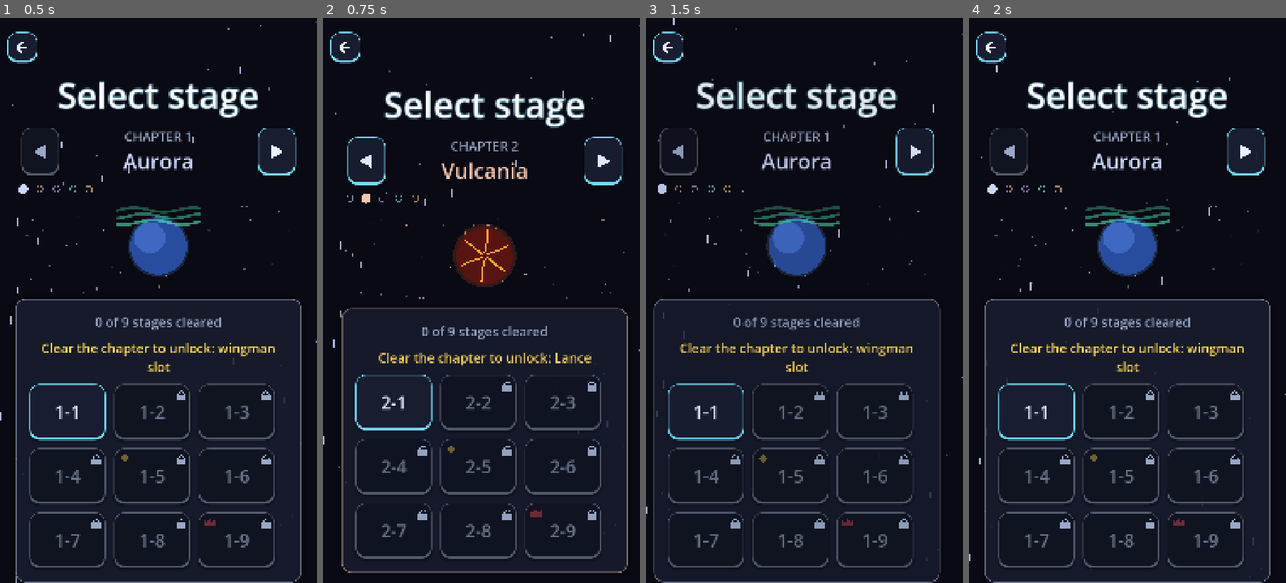
Above: before the commit, frames 1-4 (left to right).
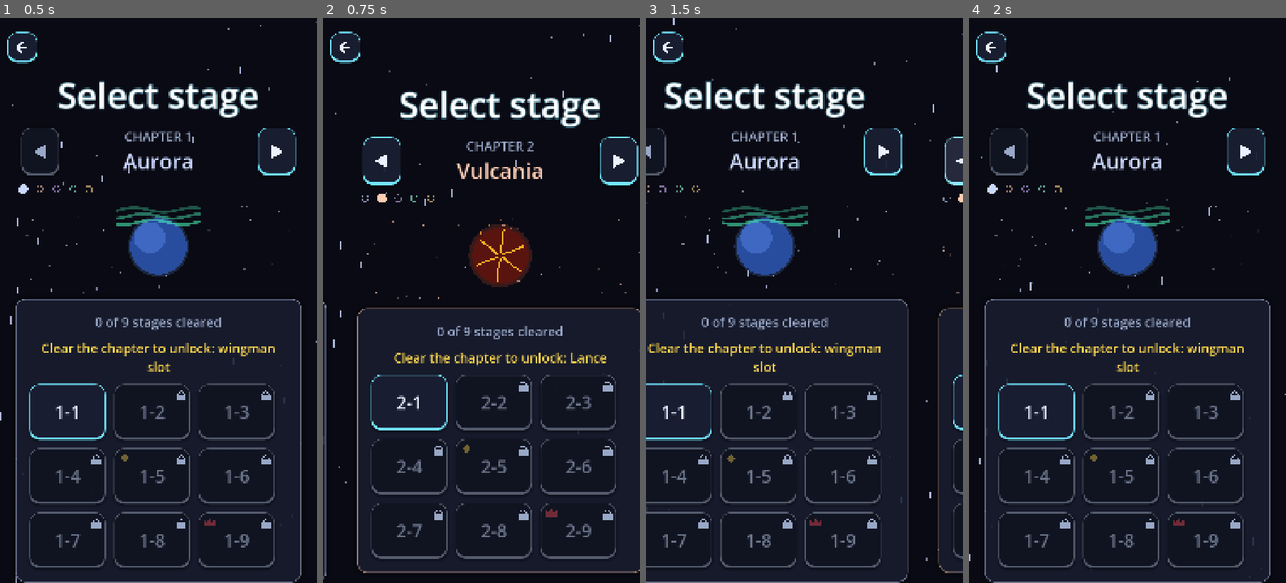
Above: after the commit, the same moments.

Repository: GDPonsoni/Nucleon-Squad-3D
Game: Godot game, scene res://scenes/stage_select.tscn
Two runs of this game, one before a commit and one after it. Both use one fixed random seed, a clock stepped at 60 frames per second and the inputs below. This scene is started directly instead of the project's main scene.
Inputs (mouse positions are in pixels of both pictures, inside the frame that each line leads up to):
- Up to frame 1 (0.5 s): no input
- Up to frame 2 (0.75 s): click (598, 153) at 0.5 s
- Up to frame 3 (1.5 s): click (687, 159) at 1.27 s
- Up to frame 4 (2 s): no input

Frame 1 is identical in both runs. In frame 2, 14% of the frame differs, in the area x 0-100%, y 12-100%; in frame 3, 17%, in the area x 0-100%, y 11-100%; in frame 4, nothing differs.

Commit message:
feat(ui): paginação lateral que acompanha o dedo (PagedView) no seletor de fases
Co-Authored-By: Claude Sonnet 5.5 <noreply@anthropic.com>

Diff:
--- a/scripts/core/params.gd
+++ b/scripts/core/params.gd
@@ -56,10 +56,16 @@
 var quark_badge_count_seconds: float = 0.8
 var button_press_scale: float = 0.94  # botão afunda ao tocar
 var button_press_seconds: float = 0.06
-var swipe_min_distance: float = 140.0  # gesto para trocar de capítulo
-var swipe_max_seconds: float = 0.6
-var stage_slide_offset: float = 260.0  # animação ao trocar de capítulo
-var stage_slide_seconds: float = 0.28
+# Paginação lateral (PagedView)
+var pager_slop: float = 24.0  # px antes de decidir se o gesto é arrasto lateral
+var pager_horizontal_bias: float = 1.2  # |dx| precisa passar |dy| x isto
+var pager_snap_ratio: float = 0.5  # passou dessa fração da largura = muda de página
+var pager_flick_velocity: float = 900.0  # px/s: gesto rápido muda de página
+var pager_flick_min_distance: float = 60.0  # px mínimos andados para o gesto rápido valer
+var pager_velocity_smoothing: float = 0.35
+var pager_edge_resistance: float = 0.3  # arrasto além da primeira/última página
+var pager_snap_seconds: float = 0.3
+var pager_flick_snap_scale: float = 0.7  # encaixe mais curto depois de um gesto rápido
 var chapter_art_size: Vector2 = Vector2(900.0, 300.0)
 var reduced_explosion_shards: int = 5
 var reduced_slowmo_intensity: float = 0.45
--- /dev/null
+++ b/scripts/ui/paged_view.gd
@@ -0,0 +1,242 @@
+class_name PagedView
+extends Control
+## Paginação lateral reutilizável. A página acompanha o dedo, a vizinha aparece durante o
+## arrasto e, ao soltar, encaixa na página mais próxima ou na do sentido do gesto rápido.
+## Só a página atual existe em repouso; as vizinhas são montadas ao começar o arrasto.
+##
+## Conflito com botões: o arrasto só começa depois de pager_slop px na horizontal. Ao começar,
+## qualquer botão pressionado na página é cancelado (não dispara ao soltar). Toques e
+## deslizes verticais passam intactos para a página (botões, rolagem).
+## Gesto cancelável: voltar o dedo ao ponto inicial (ou ao meio) e soltar mantém a página.
+
+## A página mudou (depois do encaixe).
+signal page_changed(index: int)
+
+enum State { IDLE, PRESSED, DRAGGING, SETTLING }
+
+var current: int = 0
+var count: int = 0
+
+var _builder: Callable  # (index: int) -> Control
+var _pages: Dictionary = {}  # índice -> página montada
+var _offset: float = 0.0  # px: deslocamento de todas as páginas em relação ao repouso
+var _state: State = State.IDLE
+var _finger: int = -1
+var _start := Vector2.ZERO
+var _origin_offset: float = 0.0
+var _velocity: float = 0.0  # px/s, suavizada
+var _last_x: float = 0.0
+var _last_usec: int = 0
+var _tween: Tween
+
+
+func setup(page_count: int, builder: Callable, start: int = 0) -> void:
+	count = page_count
+	_builder = builder
+	current = clampi(start, 0, count - 1)
+	clip_contents = true
+	mouse_filter = Control.MOUSE_FILTER_IGNORE
+	set_anchors_and_offsets_preset(Control.PRESET_FULL_RECT)
+	refresh()
+
+
+## Monta a página atual de novo (ex.: o progresso mudou).
+func refresh() -> void:
+	_free_pages()
+	_offset = 0.0
+	_ensure_page(current)
+	_layout()
+
+
+func current_page() -> Control:
+	return _pages.get(current)
+
+
+## Vai para a página (animado). Fora do intervalo, ignora.
+func go_to(index: int) -> void:
+	if index < 0 or index >= count or index == current or _state == State.DRAGGING:
+		return
+	_stop_tween()
+	_ensure_page(index)
+	_snap_to(index)
+
+
+func _notification(what: int) -> void:
+	if what == NOTIFICATION_RESIZED:
+		_layout()
+
+
+func _input(event: InputEvent) -> void:
+	if count <= 1 or not is_visible_in_tree() or Dialog.is_open():
+		return
+	var touch := event as InputEventScreenTouch
+	if touch != null:
+		if touch.pressed:
+			_on_down(touch)
+		elif touch.index == _finger:
+			_on_up(touch.canceled)
+		return
+	var drag := event as InputEventScreenDrag
+	if drag != null and drag.index == _finger:
+		_on_move(drag)
+
+
+func _on_down(touch: InputEventScreenTouch) -> void:
+	if _finger != -1 or not get_global_rect().has_point(touch.position):
+		return
+	_finger = touch.index
+	_start = touch.position
+	_last_x = touch.position.x
+	_last_usec = Time.get_ticks_usec()
+	_velocity = 0.0
+	# Tocar durante o encaixe: segura a página onde ela está e continua dali
+	if _state == State.SETTLING:
+		_stop_tween()
+		_origin_offset = _offset
+		_begin_drag()
+		return
+	_origin_offset = _offset
+	_state = State.PRESSED
+
+
+func _on_move(drag: InputEventScreenDrag) -> void:
+	var delta: Vector2 = drag.position - _start
+	if _state == State.PRESSED:
+		if absf(delta.x) < Params.pager_slop and absf(delta.y) < Params.pager_slop:
+			return
+		if absf(delta.x) > absf(delta.y) * Params.pager_horizontal_bias:
+			_begin_drag()
+		else:
+			# Gesto vertical: a página trata (rolagem, botões); o pager desiste
+			_finger = -1
+			_state = State.IDLE
+			return
+	if _state != State.DRAGGING:
+		return
+	var now: int = Time.get_ticks_usec()
+	var dt: float = maxf((now - _last_usec) / 1_000_000.0, 0.001)
+	_velocity = lerpf(_velocity, (drag.position.x - _last_x) / dt, Params.pager_velocity_smoothing)
+	_last_x = drag.position.x
+	_last_usec = now
+	_offset = _rubber(_origin_offset + delta.x)
+	_layout()
+
+
+func _on_up(canceled: bool) -> void:
+	_finger = -1
+	if _state == State.PRESSED:
+		_state = State.IDLE
+		return
+	if _state != State.DRAGGING:
+		return
+	var target: int = current
+	if not canceled:
+		var width: float = maxf(size.x, 1.0)
+		var direction: int = 0  # +1 = página seguinte (arrasto para a esquerda), -1 = anterior
+		var fast: bool = absf(_velocity) > Params.pager_flick_velocity
+		if fast:
+			# Gesto rápido no sentido do arrasto muda de página; no sentido contrário, cancela
+			if signf(_velocity) == signf(_offset) and absf(_offset) > Params.pager_flick_min_distance:
+				direction = -1 if _velocity > 0.0 else 1
+		elif absf(_offset) > width * Params.pager_snap_ratio:
+			direction = -1 if _offset > 0.0 else 1
+		target = clampi(current + direction, 0, count - 1)
+	_snap_to(target)
+
+
+## Dedo passou do limite: monta as vizinhas e cancela o que o dedo apertou na página.
+func _begin_drag() -> void:
+	_state = State.DRAGGING
+	_ensure_page(current - 1)
+	_ensure_page(current + 1)
+	_cancel_pressed_buttons()
+	_layout()
+
+
+func _cancel_pressed_buttons() -> void:
+	var page: Control = _pages.get(current)
+	if page == null:
+		return
+	for node in page.find_children("*", "BaseButton", true, false):
+		var button := node as BaseButton
+		var mode: int = button.get_draw_mode()
+		if mode == BaseButton.DRAW_PRESSED or mode == BaseButton.DRAW_HOVER_PRESSED:
+			# Desativar limpa o estado de "pressionado" sem disparar o botão
+			var was_disabled: bool = button.disabled
+			button.disabled = true
+			button.disabled = was_disabled
+
+
+## Fora do intervalo de páginas o arrasto fica "elástico".
+func _rubber(raw: float) -> float:
+	var past_start: bool = current == 0 and raw > 0.0
+	var past_end: bool = current == count - 1 and raw < 0.0
+	return raw * Params.pager_edge_resistance if past_start or past_end else raw
+
+
+func _snap_to(index: int) -> void:
+	_state = State.SETTLING
+	var width: float = size.x
+	var goal: float = -(index - current) * width
+	_stop_tween()
+	_tween = create_tween().set_ease(Tween.EASE_OUT).set_trans(Tween.TRANS_CUBIC)
+	# Gesto rápido termina mais depressa
+	var seconds: float = Params.pager_snap_seconds
+	if absf(_velocity) > Params.pager_flick_velocity:
+		seconds *= Params.pager_flick_snap_scale
+	_tween.tween_method(_set_offset, _offset, goal, seconds)
+	_tween.tween_callback(_settled.bind(index))
+
+
+func _set_offset(value: float) -> void:
+	_offset = value
+	_layout()
+
+
+func _settled(index: int) -> void:
+	var changed: bool = index != current
+	current = index
+	_offset = 0.0
+	_state = State.IDLE
+	_velocity = 0.0
+	_prune()
+	_layout()
+	if changed:
+		Haptics.play(&"tick")
+		page_changed.emit(current)
+
+
+func _stop_tween() -> void:
+	if _tween != null and _tween.is_valid():
+		_tween.kill()
+
+
+func _ensure_page(index: int) -> void:
+	if index < 0 or index >= count or _pages.has(index):
+		return
+	var page: Control = _builder.call(index)
+	page.set_anchors_preset(Control.PRESET_TOP_LEFT)
+	page.size = size
+	add_child(page)
+	_pages[index] = page
+
+
+## Só a página atual fica montada em repouso.
+func _prune() -> void:
+	for index in _pages.keys():
+		if index != current:
+			(_pages[index] as Control).queue_free()
+			_pages.erase(index)
+
+
+func _free_pages() -> void:
+	for page: Control in _pages.values():
+		page.queue_free()
+	_pages.clear()
+
+
+func _layout() -> void:
+	for index in _pages:
+		var page := _pages[index] as Control
+		page.size = size
+		page.position = Vector2((index - current) * size.x + _offset, 0.0)
--- a/scripts/ui/stage_select.gd
+++ b/scripts/ui/stage_select.gd
@@ -3,16 +3,13 @@
 ## Cada página mostra o nome do capítulo, o progresso, a recompensa por concluí-lo e as
 ## fases numa grade (chefe intermediário e chefe marcados). Fases travadas aparecem
 ## desativadas com cadeado; concluídas, com o recorde.
-## Deslizar o dedo para o lado também troca de capítulo (com animação e vibração curta).
+## Deslizar o dedo para o lado troca de capítulo: a página acompanha o dedo (PagedView).
 ## Em build de debug, tocar várias vezes no título libera todas as fases.
 
 var _chapter: int = 0
-var _page: Control
+var _pager: PagedView
 var _back_corner: Button
 var _title_taps: int = 0
-var _swipe_start := Vector2.ZERO
-var _swipe_usec: int = -1
-var _slide_from: int = 0  # direção da animação ao trocar de capítulo
 
 
 func _ready() -> void:
@@ -22,8 +19,13 @@
 	UiFactory.apply_theme(self)
 	add_child(Starfield.new())
 	_chapter = Session.browsed_chapter if Session.browsed_chapter >= 0 else _first_open_chapter()
-	_build()
-	UiFactory.animate_in(_page)
+	_pager = PagedView.new()
+	add_child(_pager)
+	_pager.setup(Session.campaign.planets.size(), _build_page, _chapter)
+	_pager.page_changed.connect(func(index: int) -> void:
+		_chapter = index
+		Session.browsed_chapter = index)
+	UiFactory.animate_in(_pager)
 	_back_corner = UiFactory.add_corner_back(self, _go_back)
 
 
@@ -35,14 +37,11 @@
 	return Session.campaign.planets.size() - 1
 
 
-func _build() -> void:
-	if _page != null:
-		_page.queue_free()
+## Monta a página de um capítulo (o PagedView chama para a atual e as vizinhas).
+func _build_page(chapter: int) -> Control:
 	var scroll := ScrollContainer.new()
 	scroll.set_anchors_preset(Control.PRESET_FULL_RECT)
 	scroll.horizontal_scroll_mode = ScrollContainer.SCROLL_MODE_DISABLED
-	add_child(scroll)
-	_page = scroll
 	var center := CenterContainer.new()
 	center.custom_minimum_size = get_viewport_rect().size
 	scroll.add_child(center)
@@ -55,31 +54,30 @@
 	title.mouse_filter = Control.MOUSE_FILTER_STOP
 	title.gui_input.connect(_on_title_input)
 	column.add_child(title)
-	column.add_child(_chapter_header())
-	column.add_child(_chapter_dots())
+	column.add_child(_chapter_header(chapter))
+	column.add_child(_chapter_dots(chapter))
 	var art := ChapterArt.new()
-	art.chapter = _chapter
-	art.planet = Session.campaign.planets[_chapter]
+	art.chapter = chapter
+	art.planet = Session.campaign.planets[chapter]
 	column.add_child(art)
-	column.add_child(_chapter_panel(_chapter, Session.campaign.planets[_chapter]))
-	if _back_corner != null:
-		_back_corner.move_to_front()
+	column.add_child(_chapter_panel(chapter, Session.campaign.planets[chapter]))
+	return scroll
 
 
 ## Setas e nome do capítulo atual.
-func _chapter_header() -> HBoxContainer:
+func _chapter_header(chapter: int) -> HBoxContainer:
 	var row := HBoxContainer.new()
 	row.alignment = BoxContainer.ALIGNMENT_CENTER
 	row.add_theme_constant_override("separation", Params.stage_select_spacing)
-	var previous := _arrow_button(-1)
+	var previous := _arrow_button(chapter, -1)
 	row.add_child(previous)
-	var planet: PlanetData = Session.campaign.planets[_chapter]
+	var planet: PlanetData = Session.campaign.planets[chapter]
 	var names := VBoxContainer.new()
 	names.alignment = BoxContainer.ALIGNMENT_CENTER
 	names.custom_minimum_size.x = Params.stage_chapter_name_width
 	row.add_child(names)
 	var number := UiFactory.make_subtitle("")
-	number.text = (tr("STAGE_CHAPTER") % (_chapter + 1)).to_upper()
+	number.text = (tr("STAGE_CHAPTER") % (chapter + 1)).to_upper()
 	number.auto_translate_mode = Node.AUTO_TRANSLATE_MODE_DISABLED
 	names.add_child(number)
 	var name_label := Label.new()
@@ -90,14 +88,14 @@
 	name_label.add_theme_font_size_override("font_size", UiFactory.fit_font_size(name_label.text,
 		Params.stage_chapter_name_width, Params.stage_chapter_font_size))
 	names.add_child(name_label)
-	row.add_child(_arrow_button(1))
+	row.add_child(_arrow_button(chapter, 1))
 	return row
 
 
-func _arrow_button(step: int) -> Button:
+func _arrow_button(chapter: int, step: int) -> Button:
 	var button := UiFactory.make_button("")
 	button.custom_minimum_size = Vector2.ONE * Params.stage_arrow_size
-	var target: int = _chapter + step
+	var target: int = chapter + step
 	button.disabled = target < 0 or target >= Session.campaign.planets.size()
 	button.pressed.connect(_show_chapter.bind(target))
 	button.draw.connect(_draw_arrow.bind(button, step))
@@ -114,7 +112,7 @@
 
 
 ## Bolinhas: uma por capítulo, cheias nos concluídos e destacada na página atual.
-func _chapter_dots() -> Control:
+func _chapter_dots(chapter: int) -> Control:
 	var dots := Control.new()
 	var count: int = Session.campaign.planets.size()
 	dots.custom_minimum_size = Vector2(count * Params.stage_dot_spacing, Params.stage_dot_spacing * 0.6)
@@ -122,7 +120,7 @@
 		for p in count:
 			var center := Vector2((p + 0.5) * Params.stage_dot_spacing, dots.size.y * 0.5)
 			var color: Color = Session.campaign.planets[p].star_color
-			if p == _chapter:
+			if p == chapter:
 				dots.draw_circle(center, Params.stage_dot_radius * 1.5, color)
 			elif SaveGame.is_chapter_cleared(p):
 				dots.draw_circle(center, Params.stage_dot_radius, Color(color, 0.8))
@@ -132,21 +130,7 @@
 
 
 func _show_chapter(chapter: int) -> void:
-	if chapter < 0 or chapter >= Session.campaign.planets.size():
-		return
-	if chapter == _chapter:
-		return
-	_slide_from = 1 if chapter > _chapter else -1
-	_chapter = chapter
-	Session.browsed_chapter = chapter
-	_build()
-	Haptics.play(&"tick")
-	# Entra deslizando do lado para onde o dedo foi
-	_page.modulate.a = 0.0
-	_page.position.x = _slide_from * Params.stage_slide_offset
-	var tween := _page.create_tween().set_parallel().set_ease(Tween.EASE_OUT).set_trans(Tween.TRANS_CUBIC)
-	tween.tween_property(_page, "position:x", 0.0, Params.stage_slide_seconds)
-	tween.tween_property(_page, "modulate:a", 1.0, Params.stage_slide_seconds)
+	_pager.go_to(chapter)
 
 
 func _chapter_panel(planet_index: int, planet: PlanetData) -> PanelContainer:
@@ -278,7 +262,7 @@
 	_title_taps += 1
 	if _title_taps == Params.debug_unlock_taps:
 		SaveGame.unlock_all()
-		_build()
+		_pager.refresh()
 
 
 func _go_back() -> void:
@@ -289,25 +273,6 @@
 	# Botão Voltar do Android volta ao menu inicial
 	if what == NOTIFICATION_WM_GO_BACK_REQUEST and not Dialog.is_open():
 		_go_back()
-
-
-## Gesto: deslizar rápido na horizontal troca de capítulo (esquerda = próximo).
-func _input(event: InputEvent) -> void:
-	var touch := event as InputEventScreenTouch
-	if touch == null:
-		return
-	if touch.pressed:
-		_swipe_start = touch.position
-		_swipe_usec = Time.get_ticks_usec()
-		return
-	if _swipe_usec < 0:
-		return
-	var moved: Vector2 = touch.position - _swipe_start
-	var seconds: float = (Time.get_ticks_usec() - _swipe_usec) / 1_000_000.0
-	_swipe_usec = -1
-	if absf(moved.x) >= Params.swipe_min_distance and absf(moved.x) > absf(moved.y) * 1.5 and seconds <= Params.swipe_max_seconds:
-		_show_chapter(_chapter + (1 if moved.x < 0.0 else -1))
-		get_viewport().set_input_as_handled()
 
 
 func _unhandled_input(event: InputEvent) -> void:
--- /dev/null
+++ b/tests/pager_regressions.gd
@@ -0,0 +1,124 @@
+extends Node
+## Ver pager_regressions_run.gd. Sai com código 1 se algum caso falhar.
+
+var _failures: int = 0
+var _scene: Node
+var _pager: PagedView
+
+
+func _ready() -> void:
+	SaveGame.persistent = false
+	SaveGame.unlock_everything = true
+	Session.browsed_chapter = 1
+	_scene = (load("res://scenes/stage_select.tscn") as PackedScene).instantiate()
+	get_tree().root.add_child(_scene)
+	await _wait(0.6)
+	_pager = _scene.get("_pager")
+	var width: float = _pager.size.x
+	var y: float = 900.0  # sobre a arte do capítulo
+	_expect(_pager.current == 1, "abre no capítulo salvo")
+
+	# Arrasto curto e lento, solta: volta para a mesma página
+	await _swipe(width * 0.5, y, -width * 0.2, 0.6)
+	await _wait(0.5)
+	_expect(_pager.current == 1, "arrasto curto e lento mantém a página")
+
+	# Arrasto longo e lento para a esquerda: próxima página
+	await _swipe(width * 0.8, y, -width * 0.6, 0.8)
+	await _wait(0.5)
+	_expect(_pager.current == 2, "arrasto longo avança (cap %d)" % _pager.current)
+
+	# Gesto rápido e curto para a direita: página anterior
+	await _swipe(width * 0.3, y, width * 0.18, 0.08)
+	await _wait(0.5)
+	_expect(_pager.current == 1, "gesto rápido recua (cap %d)" % _pager.current)
+
+	# Ida e volta no mesmo gesto: cancelável
+	await _send_touch(width * 0.5, y, true)
+	for i in 6:
+		await _send_drag(width * 0.5 - (i + 1) * 80.0, y)
+	var mid: float = (_pager.get("_offset") as float)
+	_expect(mid < -width * 0.2, "página acompanha o dedo (offset %.0f)" % mid)
+	var neighbor: Control = (_pager.get("_pages") as Dictionary).get(2)
+	_expect(neighbor != null and neighbor.position.x < width, "página seguinte aparece durante o arrasto")
+	for i in 6:
+		await _send_drag(width * 0.5 - (5 - i) * 80.0, y)
+	await _send_touch(width * 0.5, y, false)
+	await _wait(0.5)
+	_expect(_pager.current == 1, "voltar o dedo e soltar cancela")
+
+	# Arrasto começando em cima de um botão de fase não dispara a fase
+	var button: Button = _find_stage_button()
+	var started: bool = false
+	if button != null:
+		var at: Vector2 = button.get_global_rect().get_center()
+		Session.stage_index = -7
+		await _send_touch(at.x, at.y, true)
+		for i in 8:
+			await _send_drag(at.x - (i + 1) * 60.0, at.y)
+		await _send_touch(at.x - 480.0, at.y, false)
+		await _wait(0.5)
+		started = Session.stage_index != -7
+	_expect(not started, "arrastar de cima de um botão não o aciona")
+
+	# Toque simples no botão continua funcionando e não mexe a página
+	var page_before: int = _pager.current
+	button = _find_stage_button()
+	if button != null:
+		var at2: Vector2 = button.get_global_rect().get_center()
+		Session.stage_index = -7
+		await _send_touch(at2.x, at2.y, true)
+		await _send_touch(at2.x, at2.y, false)
+		await _wait(0.3)
+		_expect(Session.stage_index != -7, "toque simples no botão aciona a fase")
+		_expect(_pager.current == page_before, "toque simples não muda de página")
+	else:
+		_expect(false, "botão de fase encontrado")
+	print("pager_regressions: %d falhas" % _failures)
+	get_tree().quit(1 if _failures > 0 else 0)
+
+
+func _find_stage_button() -> Button:
+	var page: Control = _pager.current_page()
+	for node in page.find_children("*", "Button", true, false):
+		var b := node as Button
+		if not b.disabled and b.get_global_rect().position.y > 1000.0 and b.get_global_rect().size.x > 100.0:
+			return b
+	return null
+
+
+func _expect(ok: bool, label: String) -> void:
+	if not ok:
+		printerr("FALHOU: %s" % label)
+		_failures += 1
+
+
+func _wait(seconds: float) -> void:
+	await get_tree().create_timer(seconds, true, false, true).timeout
+
+
+## Dedo em (x0, y) anda dx em `seconds` (tempo real), em passos.
+func _swipe(x0: float, y: float, dx: float, seconds: float) -> void:
+	await _send_touch(x0, y, true)
+	var steps: int = 10
+	for i in steps:
+		await _wait(seconds / steps)
+		await _send_drag(x0 + dx * (i + 1) / steps, y)
+	await _send_touch(x0 + dx, y, false)
+
+
+func _send_touch(x: float, y: float, pressed: bool) -> void:
+	var touch := InputEventScreenTouch.new()
+	touch.index = 0
+	touch.position = Vector2(x, y)
+	touch.pressed = pressed
+	Input.parse_input_event(touch)
+	await get_tree().process_frame
+
+
+func _send_drag(x: float, y: float) -> void:
+	var drag := InputEventScreenDrag.new()
+	drag.index = 0
+	drag.position = Vector2(x, y)
+	Input.parse_input_event(drag)
+	await get_tree().process_frame
--- /dev/null
+++ b/tests/pager_regressions_run.gd
@@ -0,0 +1,10 @@
+extends SceneTree
+## Regressões da paginação lateral (PagedView) no seletor de fases.
+## Uso: godot --headless --path . -s res://tests/pager_regressions_run.gd
+var _started := false
+func _process(_d: float) -> bool:
+	if not _started:
+		_started = true
+		root.size = Vector2i(1080, 2340)
+		root.add_child(load("res://tests/pager_regressions.gd").new())
+	return false
--- a/tests/ui_smoke.gd
+++ b/tests/ui_smoke.gd
@@ -305,6 +305,9 @@
 			failures += await _check_dialog(pause.get("_settings_dialog"), label + " config", true)
 			pause.close()
 			game.call("_finish_stage_clear")
+			# O resultado só aparece depois da sequência de fim de fase
+			await get_tree().create_timer(Params.clear_pause_seconds + Params.clear_ship_center_seconds
+					+ Params.clear_ship_exit_seconds + Params.clear_results_delay + 1.0, true, false, true).timeout
 			var results: ResultsMenu = game.get("results_menu")
 			failures += await _check_dialog(results.find_children("*", "Dialog", true, false)[0], label + " resultado", false)
 			get_tree().paused = false
Not shown, added: scripts/ui/paged_view.gd.uid
Not shown, added: tests/pager_regressions.gd.uid
Not shown, added: tests/pager_regressions_run.gd.uid
Not shown, changed: docs/ESTADO_ATUAL.md
